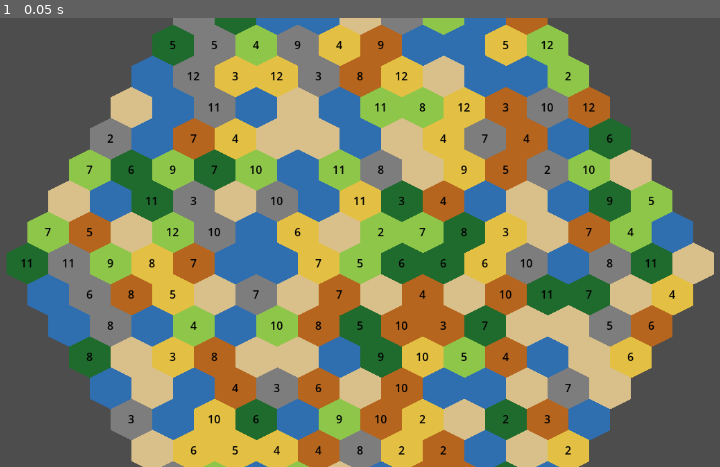
Above: before the commit, frame 1.
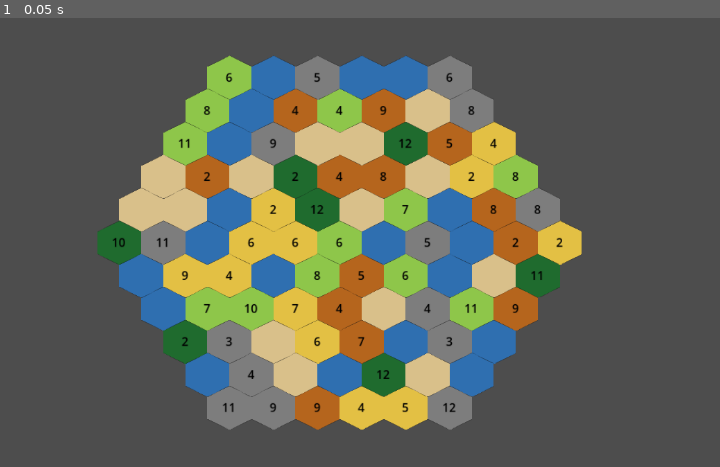
Above: after the commit, the same moment.

Repository: Dahf/catan
Game: Godot game, scene res://main/main.tscn
Two runs of this game, one before a commit and one after it. Both use one fixed random seed, a clock stepped at 60 frames per second and the inputs below.
Inputs:
- Up to frame 1 (0.05 s): no input

The runs differ from the first frame. In frame 1, 71% of the frame differs, in the area x 0-100%, y 0-100%.

Commit message:
Adjust procedural generation parameters and implement camera zoom functionality for game board

Diff:
--- a/core/systems/proc_gen.gd
+++ b/core/systems/proc_gen.gd
@@ -1,7 +1,7 @@
 class_name ProcGen
 extends RefCounted
 var hex := HexGrid.new()
-var baserad := 8
+var baserad := 5
 var radius := baserad
 
 ## Seed-basierte prozedurale Generierung einer Stage/Region.
--- a/presentation/board/game_board.gd
+++ b/presentation/board/game_board.gd
@@ -1,6 +1,8 @@
 extends Node2D
 ## Zeigt das Spielbrett an und reagiert auf Core-Events.
 ## Liest aus GameState, schickt Spieler-Eingaben als Commands an den Core.
+
+@onready var camera = $Camera2D
 
 
 @onready var hex_map = $HexTileMap
@@ -26,6 +28,23 @@
 		hex_map.set_terrain(coord, tile.terrain)
 		if tile.number_token > 0:
 			_add_token(coord, tile.number_token)
+	zoom_factor()
+
+func zoom_factor() -> void:
+	var min := Vector2(INF, INF)
+	var max := Vector2(-INF, -INF)
+	var half := Vector2(hex_map.TILE_SIZE) / 2
+
+	for coord in GameState.tiles:
+		var center : Vector2 = hex_map.hex_to_world(coord)
+		min = min.min(center - half)
+		max = max.max(center + half)
+
+	var bs := (max - min)* 1.2
+	var view := get_viewport_rect().size
+	var zoomfactor : float = min(view.x/bs.x,view.y/bs.y)
+	camera.zoom = Vector2(zoomfactor,zoomfactor)
+	camera.position = (min + max) / 2
 
 
 func _add_token(coord: Vector2i, value: int) -> void:
--- a/presentation/board/game_board.tscn
+++ b/presentation/board/game_board.tscn
@@ -8,3 +8,5 @@
 
 [node name="HexTileMap" type="TileMapLayer" parent="." unique_id=38674485]
 script = ExtResource("2_tilemap")
+
+[node name="Camera2D" type="Camera2D" parent="." unique_id=202300153]
